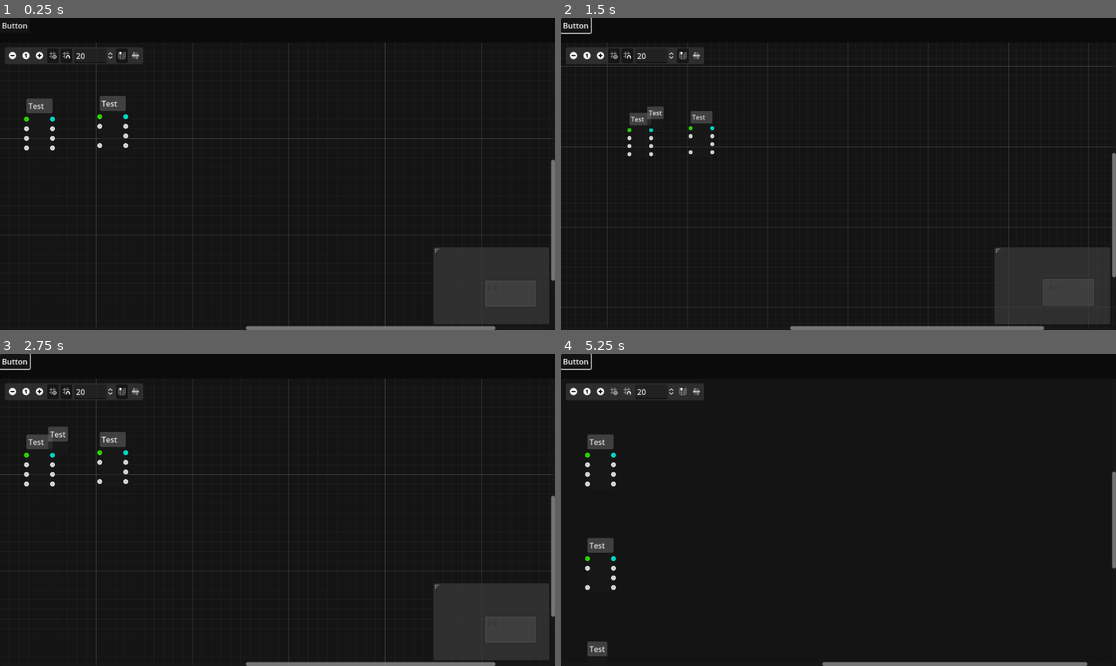
Above: before the commit, frames 1-4 (two rows, left to right).
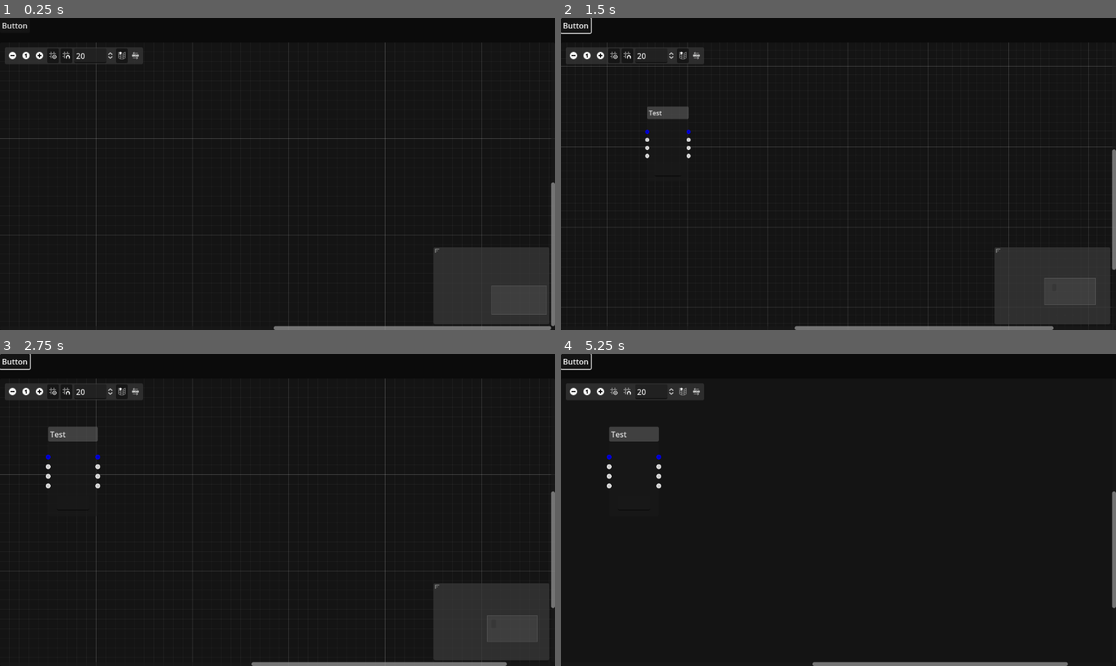
Above: after the commit, the same moments.

Repository: andrew-wilkes/logic-simulator-2
Game: Godot game, scene res://main.tscn
The game is run twice, just before and just after one commit, with the same random seed, the same clock (stepped at 60 frames per second) and the same inputs.
Inputs (mouse positions are in pixels of both pictures, inside the frame that each line leads up to):
- Up to frame 1 (0.25 s): no input
- Up to frame 2 (1.5 s): click "Button" at 0.5 s; click (572, 55) at 1.25 s
- Up to frame 3 (2.75 s): click (38, 391) at 2 s
- Up to frame 4 (5.25 s): click (616, 391) at 2.75 s; click (627, 391) at 3.5 s; click (683, 391) at 4.25 s; click (694, 391) at 5 s

The runs differ from the first frame. In frame 1, 1.1% of the frame differs, in the area x 4-100%, y 24-100%; in frame 2, 0.8%; in frame 3, 1.1%; in frame 4, 1.5%, in the area x 4-100%, y 23-100%.

Commit message:
Add part scene

Diff:
--- a/src/classes/schematic.gd
+++ b/src/classes/schematic.gd
@@ -21,13 +21,11 @@
 func connect_wire(from_part, from_pin, to_part, to_pin):
 	# Add guards against invalid connections
 	connect_node(from_part, from_pin, to_part, to_pin)
-	circuit.connections = get_connection_list()
 	# Propagate bus value or level
 
 
 func disconnect_wire(from_part, from_pin, to_part, to_pin):
 	disconnect_node(from_part, from_pin, to_part, to_pin)
-	circuit.connections = get_connection_list()
 
 
 func remove_connections_to_part(part):
@@ -38,8 +36,6 @@
 
 func clear():
 	clear_connections()
-	circuit.connections.clear()
-	circuit.parts.clear()
 	for node in get_children():
 		if node is Part:
 			node.queue_free()
@@ -88,3 +84,7 @@
 	part_name_id += 1
 	part.name = "part" + str(part_name_id)
 	add_child(part)
+
+
+func save_circuit():
+	circuit.connections = get_connection_list()
--- a/src/main.gd
+++ b/src/main.gd
@@ -1,11 +1,12 @@
 extends Control
 
+var part_scene = preload("res://parts/part.tscn")
 
 func _ready():
 	pass
 
 
 func _on_button_pressed():
-	var part = Part.new()
+	var part = part_scene.instantiate()
 	part.title = "Test"
 	$VB/Schematic.add_part(part)
--- a/src/main.tscn
+++ b/src/main.tscn
@@ -1,9 +1,7 @@
-[gd_scene load_steps=5 format=3 uid="uid://eohxndqnij0x"]
+[gd_scene load_steps=3 format=3 uid="uid://eohxndqnij0x"]
 
 [ext_resource type="Script" path="res://main.gd" id="1_7i1tr"]
-[ext_resource type="StyleBox" uid="uid://6ey1ulrt3occ" path="res://assets/parts/frame.stylebox" id="2_entl2"]
 [ext_resource type="Script" path="res://classes/schematic.gd" id="2_evx7y"]
-[ext_resource type="StyleBox" uid="uid://b51cf2x3pfpfk" path="res://assets/parts/selected-frame.stylebox" id="4_uq58e"]
 
 [node name="Main" type="Control"]
 layout_mode = 3
@@ -37,126 +35,4 @@
 arrange_nodes_button_hidden = true
 script = ExtResource("2_evx7y")
 
-[node name="Part" type="GraphNode" parent="VB/Schematic"]
-layout_mode = 0
-offset_left = 55.0
-offset_top = 116.0
-offset_right = 109.0
-offset_bottom = 206.0
-mouse_filter = 1
-theme_override_constants/separation = 20
-theme_override_styles/frame = ExtResource("2_entl2")
-theme_override_styles/selected_frame = ExtResource("4_uq58e")
-title = "Test"
-position_offset = Vector2(55, 116)
-slot/0/left_enabled = true
-slot/0/left_type = 0
-slot/0/left_color = Color(0.2, 1, 0, 1)
-slot/0/left_icon = null
-slot/0/right_enabled = true
-slot/0/right_type = 0
-slot/0/right_color = Color(0.0117647, 1, 0.917647, 1)
-slot/0/right_icon = null
-slot/0/draw_stylebox = true
-slot/1/left_enabled = true
-slot/1/left_type = 0
-slot/1/left_color = Color(1, 1, 1, 1)
-slot/1/left_icon = null
-slot/1/right_enabled = true
-slot/1/right_type = 0
-slot/1/right_color = Color(1, 1, 1, 1)
-slot/1/right_icon = null
-slot/1/draw_stylebox = true
-slot/2/left_enabled = true
-slot/2/left_type = 0
-slot/2/left_color = Color(1, 1, 1, 1)
-slot/2/left_icon = null
-slot/2/right_enabled = true
-slot/2/right_type = 0
-slot/2/right_color = Color(1, 1, 1, 1)
-slot/2/right_icon = null
-slot/2/draw_stylebox = true
-slot/3/left_enabled = true
-slot/3/left_type = 0
-slot/3/left_color = Color(1, 1, 1, 1)
-slot/3/left_icon = null
-slot/3/right_enabled = true
-slot/3/right_type = 1
-slot/3/right_color = Color(1, 1, 1, 1)
-slot/3/right_icon = null
-slot/3/draw_stylebox = true
-
-[node name="Control" type="Control" parent="VB/Schematic/Part"]
-layout_mode = 2
-
-[node name="Control2" type="Control" parent="VB/Schematic/Part"]
-layout_mode = 2
-
-[node name="Control3" type="Control" parent="VB/Schematic/Part"]
-layout_mode = 2
-
-[node name="Control4" type="Control" parent="VB/Schematic/Part"]
-layout_mode = 2
-
-[node name="Part2" type="GraphNode" parent="VB/Schematic"]
-layout_mode = 0
-offset_left = 207.0
-offset_top = 111.0
-offset_right = 261.0
-offset_bottom = 201.0
-mouse_filter = 1
-theme_override_constants/separation = 20
-theme_override_styles/frame = ExtResource("2_entl2")
-theme_override_styles/selected_frame = ExtResource("4_uq58e")
-title = "Test"
-position_offset = Vector2(207, 111)
-slot/0/left_enabled = true
-slot/0/left_type = 0
-slot/0/left_color = Color(0.2, 1, 0, 1)
-slot/0/left_icon = null
-slot/0/right_enabled = true
-slot/0/right_type = 0
-slot/0/right_color = Color(0.0117647, 1, 0.917647, 1)
-slot/0/right_icon = null
-slot/0/draw_stylebox = true
-slot/1/left_enabled = true
-slot/1/left_type = 0
-slot/1/left_color = Color(1, 1, 1, 1)
-slot/1/left_icon = null
-slot/1/right_enabled = true
-slot/1/right_type = 0
-slot/1/right_color = Color(1, 1, 1, 1)
-slot/1/right_icon = null
-slot/1/draw_stylebox = true
-slot/2/left_enabled = false
-slot/2/left_type = 0
-slot/2/left_color = Color(1, 1, 1, 1)
-slot/2/left_icon = null
-slot/2/right_enabled = true
-slot/2/right_type = 0
-slot/2/right_color = Color(1, 1, 1, 1)
-slot/2/right_icon = null
-slot/2/draw_stylebox = true
-slot/3/left_enabled = true
-slot/3/left_type = 1
-slot/3/left_color = Color(1, 1, 1, 1)
-slot/3/left_icon = null
-slot/3/right_enabled = true
-slot/3/right_type = 0
-slot/3/right_color = Color(1, 1, 1, 1)
-slot/3/right_icon = null
-slot/3/draw_stylebox = true
-
-[node name="Control" type="Control" parent="VB/Schematic/Part2"]
-layout_mode = 2
-
-[node name="Control2" type="Control" parent="VB/Schematic/Part2"]
-layout_mode = 2
-
-[node name="Control3" type="Control" parent="VB/Schematic/Part2"]
-layout_mode = 2
-
-[node name="Control4" type="Control" parent="VB/Schematic/Part2"]
-layout_mode = 2
-
 [connection signal="pressed" from="VB/HB/Button" to="." method="_on_button_pressed"]
--- /dev/null
+++ b/src/parts.tscn
@@ -0,0 +1,9 @@
+[gd_scene format=3 uid="uid://b8n5jlroyrqtp"]
+
+[node name="Parts" type="Control"]
+layout_mode = 3
+anchors_preset = 15
+anchor_right = 1.0
+anchor_bottom = 1.0
+grow_horizontal = 2
+grow_vertical = 2
--- a/src/classes/part.gd
+++ b/src/parts/part.gd
@@ -3,3 +3,7 @@
 # This is the base class for Parts
 
 extends GraphNode
+
+var tag = ""
+var part_type = 0
+var data = {}
--- /dev/null
+++ b/src/parts/part.tscn
@@ -0,0 +1,90 @@
+[gd_scene load_steps=4 format=3 uid="uid://diu8jmfyn656y"]
+
+[ext_resource type="StyleBox" uid="uid://6ey1ulrt3occ" path="res://assets/parts/frame.stylebox" id="1_t4s2w"]
+[ext_resource type="Script" path="res://parts/part.gd" id="1_yey4g"]
+[ext_resource type="StyleBox" uid="uid://b51cf2x3pfpfk" path="res://assets/parts/selected-frame.stylebox" id="2_dl76c"]
+
+[node name="Part" type="GraphNode"]
+offset_left = 32.0
+offset_top = 22.0
+offset_right = 103.0
+offset_bottom = 157.0
+theme_override_constants/separation = 20
+theme_override_constants/port_offset = -4
+theme_override_styles/frame = ExtResource("1_t4s2w")
+theme_override_styles/selected_frame = ExtResource("2_dl76c")
+title = "Part"
+slot/0/left_enabled = false
+slot/0/left_type = 1
+slot/0/left_color = Color(0, 0, 1, 1)
+slot/0/left_icon = null
+slot/0/right_enabled = false
+slot/0/right_type = 1
+slot/0/right_color = Color(0, 0, 1, 1)
+slot/0/right_icon = null
+slot/0/draw_stylebox = true
+slot/1/left_enabled = true
+slot/1/left_type = 1
+slot/1/left_color = Color(0, 0, 0.980453, 1)
+slot/1/left_icon = null
+slot/1/right_enabled = true
+slot/1/right_type = 1
+slot/1/right_color = Color(0, 0, 0.980453, 1)
+slot/1/right_icon = null
+slot/1/draw_stylebox = true
+slot/2/left_enabled = true
+slot/2/left_type = 0
+slot/2/left_color = Color(1, 1, 1, 1)
+slot/2/left_icon = null
+slot/2/right_enabled = true
+slot/2/right_type = 0
+slot/2/right_color = Color(1, 1, 1, 1)
+slot/2/right_icon = null
+slot/2/draw_stylebox = true
+slot/3/left_enabled = true
+slot/3/left_type = 0
+slot/3/left_color = Color(1, 1, 1, 1)
+slot/3/left_icon = null
+slot/3/right_enabled = true
+slot/3/right_type = 0
+slot/3/right_color = Color(1, 1, 1, 1)
+slot/3/right_icon = null
+slot/3/draw_stylebox = true
+slot/4/left_enabled = true
+slot/4/left_type = 0
+slot/4/left_color = Color(1, 1, 1, 1)
+slot/4/left_icon = null
+slot/4/right_enabled = true
+slot/4/right_type = 0
+slot/4/right_color = Color(1, 1, 1, 1)
+slot/4/right_icon = null
+slot/4/draw_stylebox = true
+slot/5/left_enabled = false
+slot/5/left_type = 0
+slot/5/left_color = Color(1, 1, 1, 1)
+slot/5/left_icon = null
+slot/5/right_enabled = false
+slot/5/right_type = 0
+slot/5/right_color = Color(1, 1, 1, 1)
+slot/5/right_icon = null
+slot/5/draw_stylebox = true
+script = ExtResource("1_yey4g")
+
+[node name="Control" type="Control" parent="."]
+layout_mode = 2
+
+[node name="Control2" type="Control" parent="."]
+layout_mode = 2
+
+[node name="Control3" type="Control" parent="."]
+layout_mode = 2
+
+[node name="Control4" type="Control" parent="."]
+layout_mode = 2
+
+[node name="Control5" type="Control" parent="."]
+layout_mode = 2
+
+[node name="LineEdit" type="LineEdit" parent="."]
+layout_mode = 2
+expand_to_text_length = true
Binary file changed: src/assets/parts/frame.stylebox
Binary file changed: src/assets/parts/selected-frame.stylebox
